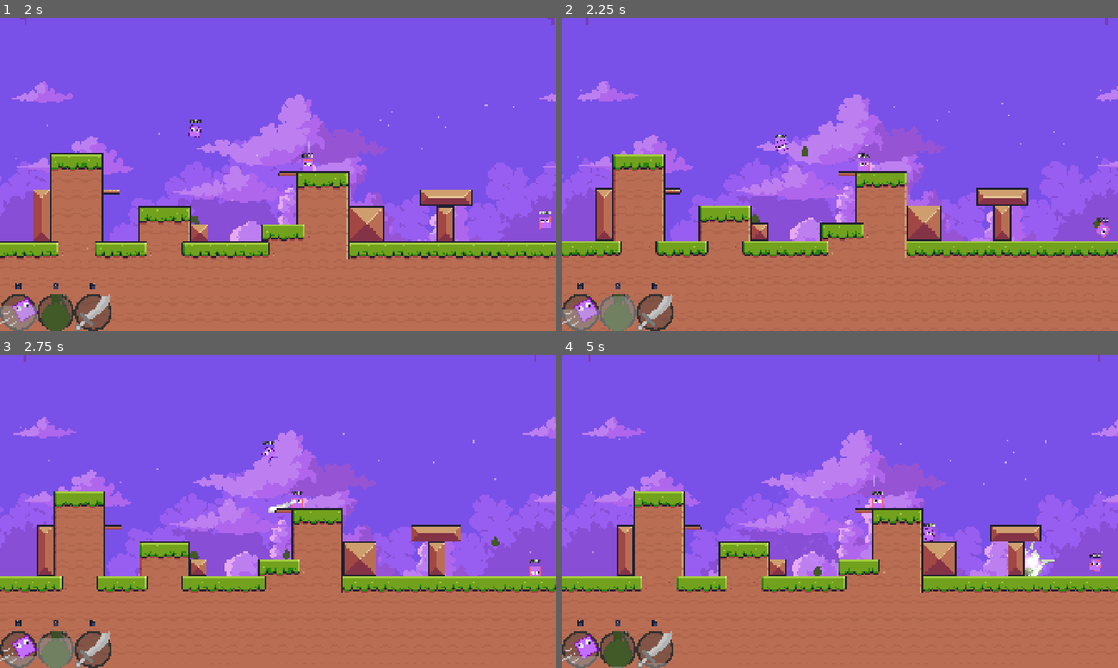
Above: before the commit, frames 1-4 (two rows, left to right).
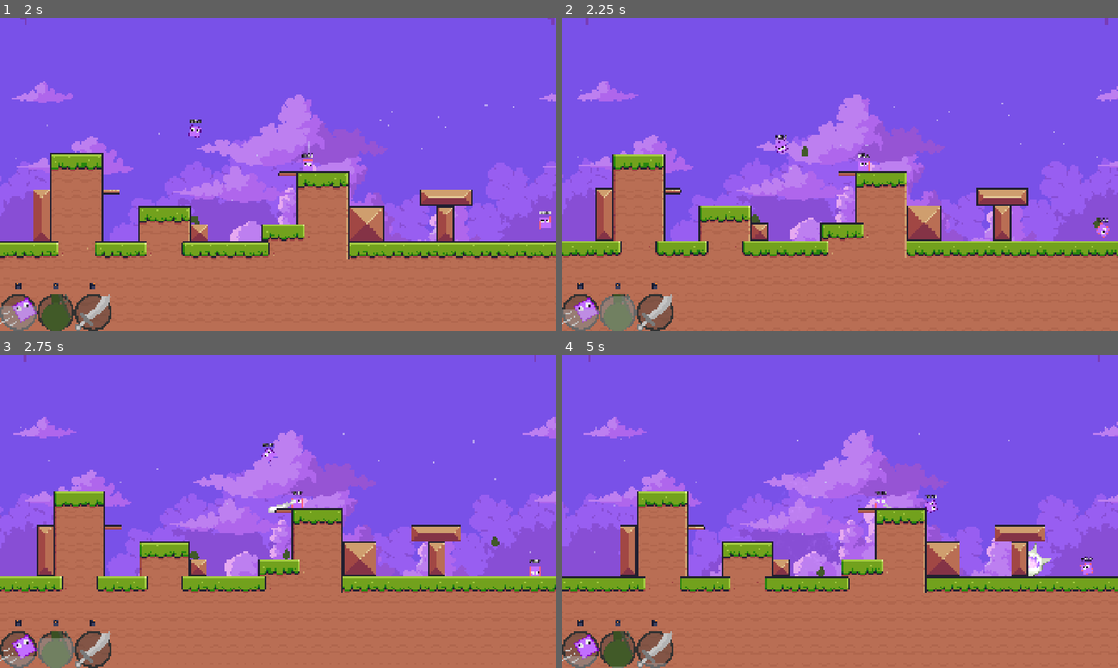
Above: after the commit, the same moments.

Repository: BoppleOpple/beat-the-clock
Game: Godot game, scene res://ui/main_menu/main_menu.tscn
The game is run twice, just before and just after one commit, with the same random seed, the same clock (stepped at 60 frames per second) and the same inputs.
Inputs (mouse positions are in pixels of both pictures, inside the frame that each line leads up to):
- Up to frame 1 (2 s): click "Play" at 0.5 s; move the mouse to (177, 187) at 1.27 s; hold D (gameplay_right) from 1.28 s (still down); click (177, 187) at 1.35 s; tap Space (gameplay_jump) at 1.52 s
- Up to frame 2 (2.25 s): move the mouse to (867, 165) at 2.02 s; release D (gameplay_right) at 2.03 s; hold S (gameplay_down) from 2.03 s (still down); tap Middle mouse button (gameplay_ability_middle) at 2.1 s; click (867, 165) at 2.17 s
- Up to frame 3 (2.75 s): keep holding S (gameplay_down); tap Space (gameplay_jump) at 2.27 s
- Up to frame 4 (5 s): move the mouse to (1095, 570) at 2.77 s; release S (gameplay_down) at 2.78 s; hold D (gameplay_right) 2.78-3.53 s; right-click (1095, 570) at 2.85 s; click (1095, 570) at 2.92 s; move the mouse to (812, 574) at 3.52 s; hold W (gameplay_up) 3.53-4.28 s; click (812, 574) at 3.6 s; tap Space (gameplay_jump) at 3.77, 4.52 s; move the mouse to (1006, 558) at 4.27 s; hold A (gameplay_left) from 4.28 s (still down); tap Middle mouse button (gameplay_ability_middle) at 4.35 s

Frame 1 is identical in both runs. In frame 2, less than 0.1% of the frame differs, in the area x 38-41%, y 37-44%; in frame 3, less than 0.1%; in frame 4, 6.7%, in the area x 0-100%, y 19-76%.

Commit message:
fix: fix bug where jumping up a ledge while hugging a wall does not reset your jump

Diff:
--- a/actors/actor_base.gd
+++ b/actors/actor_base.gd
@@ -130,6 +130,13 @@
 
 	# keep unrotatable objects beneath player
 	$Unrotatable.rotation = -self.rotation
+
+	for node in $JumpCollisionNearby.get_overlapping_bodies():
+		if node == self: continue
+
+		if $Unrotatable/JumpCollisionBelow.overlaps_body(node):
+			is_on_ground = true
+			break
 
 	if $Timers/HitstunTimer.time_left > 0.0:
 		return
@@ -360,13 +367,6 @@
 # INCOMING SIGNALS #
 ####################
 
-func _on_jump_collision_nearby_body_entered(body: Node2D) -> void:
-	# potentially change to group-based
-	if body != self and $Unrotatable/JumpCollisionBelow.overlaps_body(body):
-		$Timers/CoyoteTimer.stop()
-		self.is_mid_jump = false
-		self.is_on_ground = true
-
 func _on_jump_collision_below_body_exited(body: Node2D) -> void:
 	# potentially change to group-based
 	if body != self:
--- a/actors/actor_base.tscn
+++ b/actors/actor_base.tscn
@@ -289,7 +289,6 @@
 [connection signal="input_event" from="." to="." method="_on_input_event"]
 [connection signal="animation_finished" from="Visual/SwordAnchor/SwordSlash" to="." method="_on_sword_slash_animation_finished"]
 [connection signal="body_entered" from="Visual/SwordAnchor/SlashCollision" to="." method="_on_slash_collision_body_entered"]
-[connection signal="body_entered" from="JumpCollisionNearby" to="." method="_on_jump_collision_nearby_body_entered"]
 [connection signal="timeout" from="Timers/PlayerClock" to="." method="_on_player_clock_timeout"]
 [connection signal="timeout" from="Timers/CoyoteTimer" to="." method="_on_coyote_timer_timeout"]
 [connection signal="timeout" from="Timers/SlashStartupDelay" to="." method="_on_slash_startup_delay_timeout"]
Not shown, changed: assets/textures/Clouds/License.txt
